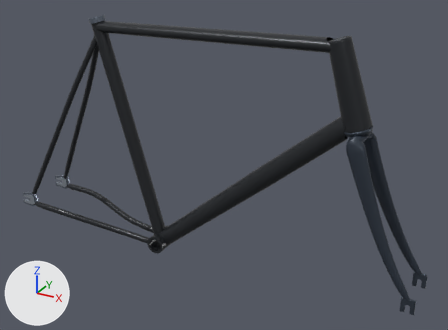
An edit to the glTF model frontend/public/models/frames/8bar-krzberg-v8-xl.glb, drawn before and after from the same camera.
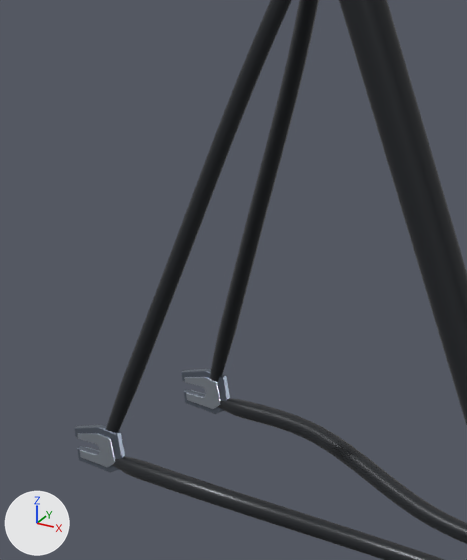
The first picture shows the older version from a 50 mm camera at (0.812, -1.145, 0.821) aimed at (0.173, 0.015, 0.241). The close-ups show the older and then the newer version on the part from 0% to 32% of the width and 19% to 71% of the height of that picture. Only the edits that show in the close-ups are written down. Lighting does not change. The marker at lower left points along +X, +Y and +Z. Where no turn or scale is listed for an object, it has been applied to the vertices. Vertices at exactly the same position are counted once.

Names of what the first close-up shows: 'paint_chainstay_-1', 'paint_chainstay_1', 'paint_seat', 'paint_seatstay_-1', 'paint_seatstay_1', 'rear_dropout_-1', 'rear_dropout_1', 'rear_insert_-1_-1', 'rear_insert_1_1'.
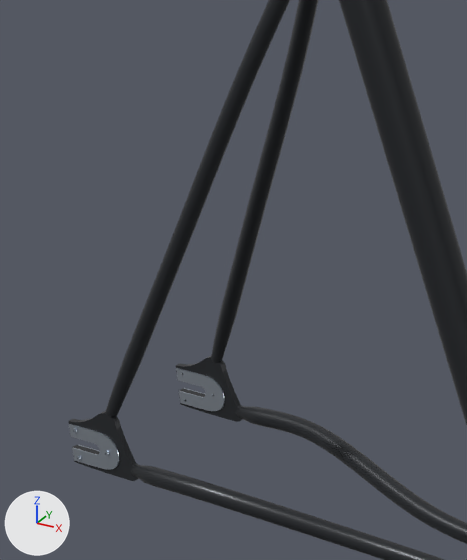
Where the newer file only moved an object's origin or applied its transform, the numbers keep the older frame.

Location of each change, (x1, y1, x2, y2) in pixels of the close-ups (467 x 560 px; the box of a moved part takes in the faces that stretch with it):
'paint_seatstay_1', rescaled
    before: (106, 0, 292, 432)
    after: (105, 0, 290, 418)
'paint_seatstay_-1', rescaled
    before: (210, 0, 319, 382)
    after: (211, 0, 318, 364)
'paint_chainstay_1', reshaped
    before: (112, 456, 444, 560)
    after: (131, 465, 444, 560)
'paint_chainstay_-1', reshaped
    before: (218, 398, 467, 544)
    after: (235, 406, 467, 544)
'rear_dropout_1', recoloured, reshaped (greyish blue to dark grey, 37% wider, 48% taller)
    before: (74, 425, 125, 472)
    after: (68, 411, 138, 481)
'rear_dropout_-1', recoloured, reshaped (36% wider, 46% taller)
    before: (181, 369, 230, 414)
    after: (176, 356, 243, 422)
'rear_insert_1_1', reshaped (34% wider, 34% taller)
    before: (78, 433, 115, 467)
    after: (69, 424, 119, 470)
'rear_insert_-1_-1', reshaped (35% wider, 33% taller)
    before: (184, 377, 220, 409)
    after: (176, 368, 225, 411)
'rear_insert_1_-1', reshaped (not visible before)
    after: (79, 445, 100, 452)
'rear_insert_-1_1', reshaped (not visible before)
    after: (184, 388, 206, 395)
part 2 of me_mesh_5, moved or reshaped
    before: (218, 398, 300, 434)
    after: (235, 406, 300, 434)
part 3 of me_mesh_6, built on
    before: (74, 369, 230, 472)
    after: (176, 356, 243, 422)
part 4 of me_mesh_7, built on
    before: (78, 377, 220, 467)
    after: (69, 368, 225, 470)
part 6 of me_mesh_9, moved or reshaped
    before: (112, 456, 275, 524)
    after: (131, 465, 275, 524)

What changed in the scene script:
```text
Change mat_material_6:
    mat_material_6.base_color: (0.15, 0.178, 0.227) -> (0.0222, 0.0252, 0.0296)  # greyish blue #6c7583 -> dark grey #292c30
Change me_mesh_4:
    used by ob_paint_seatstay__1; location = (-0.3918, 0.0, 0.05)
    remove me_mesh_4.from_pydata(...)  # 136 vertices, 256 faces; spans x 0.007..0.235, y -0.003..0.066, z 0.006..0.463
    add me_mesh_4.from_pydata(...)  # 136 vertices, 256 faces; spans x 0.012..0.235, y -0.003..0.066, z 0.028..0.464
    me_mesh_4 part 1: the whole mesh is scaled about its middle by (0.977, 0.998, 0.952), then moved by (0.002, 0.0, 0.011)
Change me_mesh_5:
    used by ob_paint_chainstay__1; location = (-0.3918, 0.0, 0.05)
    remove me_mesh_5.from_pydata(...)  # 250 vertices, 480 faces; spans x 0.012..0.371, y 0.017..0.073, z -0.056..-0.001
    add me_mesh_5.from_pydata(...)  # 250 vertices, 480 faces; spans x 0.036..0.371, y 0.017..0.073, z -0.056..-0.003
    me_mesh_5 part 2: 140 of 250 vertices moved; they spanned x 0.012..0.22, y 0.035..0.073, z -0.038..-0.001 and now span x 0.036..0.219, y 0.035..0.073, z -0.038..-0.003; mean shift (0.008, 0.0, -0.001); largest move (0.012, 0.063, -0.013) -> (0.036, 0.063, -0.017)
Change me_mesh_6:
    used by ob_rear_dropout__1; parent = ob_frame_and_fork; location = (0.0, 0.0637, 0.0)
    remove me_mesh_6.from_pydata(...)  # 84 vertices, 164 faces; spans x -0.0225..0.0285, y -0.0025..0.0025, z -0.0195..0.0214
    add me_mesh_6.from_pydata(...)  # 200 vertices, 408 faces; spans x -0.028..0.0452, y -0.0025..0.0025, z -0.0211..0.0362
    me_mesh_6 part 3: the whole mesh is rebuilt
Change me_mesh_7:
    used by ob_rear_insert__1__1; parent = ob_frame_and_fork; location = (0.0, 0.0606, 0.0)
    remove me_mesh_7.from_pydata(...)  # 84 vertices, 164 faces; spans x -0.0182..0.0212, y -0.0006..0.0006, z -0.0142..0.0156
    add me_mesh_7.from_pydata(...)  # 180 vertices, 368 faces; spans x -0.0265..0.026, y -0.0006..0.0006, z -0.017..0.017
    me_mesh_7 part 4: the whole mesh is rebuilt
Change me_mesh_8:
    used by ob_paint_seatstay_1; location = (-0.3918, 0.0, 0.05)
    remove me_mesh_8.from_pydata(...)  # 136 vertices, 256 faces; spans x 0.007..0.235, y -0.066..0.003, z 0.006..0.463
    add me_mesh_8.from_pydata(...)  # 136 vertices, 256 faces; spans x 0.012..0.235, y -0.066..0.003, z 0.028..0.464
    me_mesh_8 part 5: the whole mesh is scaled about its middle by (0.977, 0.998, 0.952), then moved by (0.002, 0.0, 0.011)
Change me_mesh_9:
    used by ob_paint_chainstay_1; location = (-0.3918, 0.0, 0.05)
    remove me_mesh_9.from_pydata(...)  # 250 vertices, 480 faces; spans x 0.012..0.371, y -0.073..-0.017, z -0.056..-0.001
    add me_mesh_9.from_pydata(...)  # 250 vertices, 480 faces; spans x 0.036..0.371, y -0.073..-0.017, z -0.056..-0.003
    me_mesh_9 part 6: 140 of 250 vertices moved; they spanned x 0.012..0.22, y -0.073..-0.035, z -0.038..-0.001 and now span x 0.036..0.219, y -0.073..-0.035, z -0.038..-0.003; mean shift (0.008, 0.0, -0.001); largest move (0.012, -0.064, -0.013) -> (0.036, -0.064, -0.017)
Add me_mesh_11_1:
    me_mesh_11_1.from_pydata(...)  # 200 vertices, 408 faces; spans x -0.028..0.0452, y -0.0025..0.0025, z -0.0211..0.0362
    me_mesh_11_1.materials.append(mat_material_10)  # dark grey #292c30
Change ob_rear_dropout_1:
    ob_rear_dropout_1: bpy.data.objects.new('rear_dropout_1', me_mesh_6) -> bpy.data.objects.new('rear_dropout_1', me_mesh_11_1)
```
